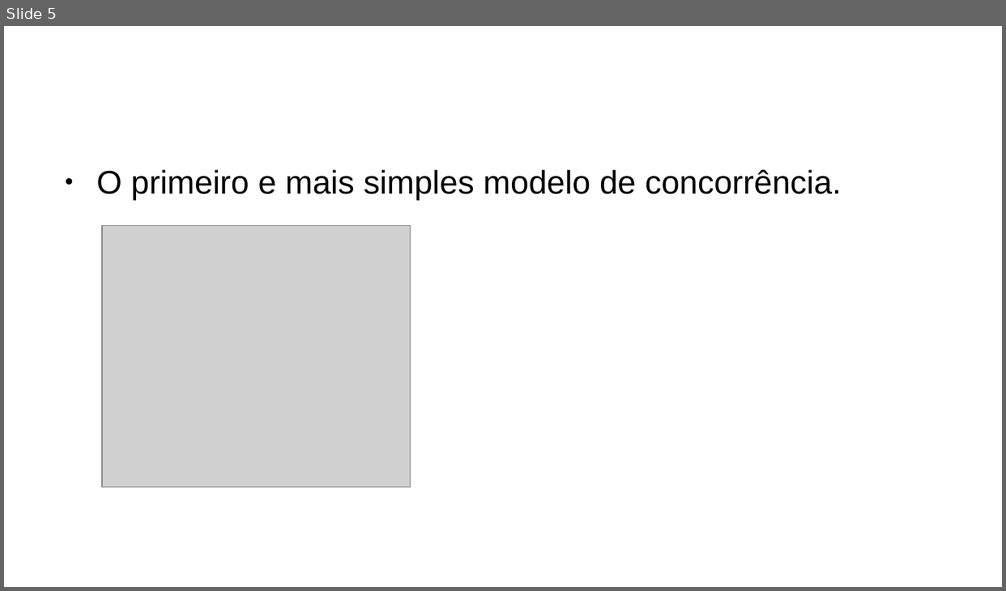
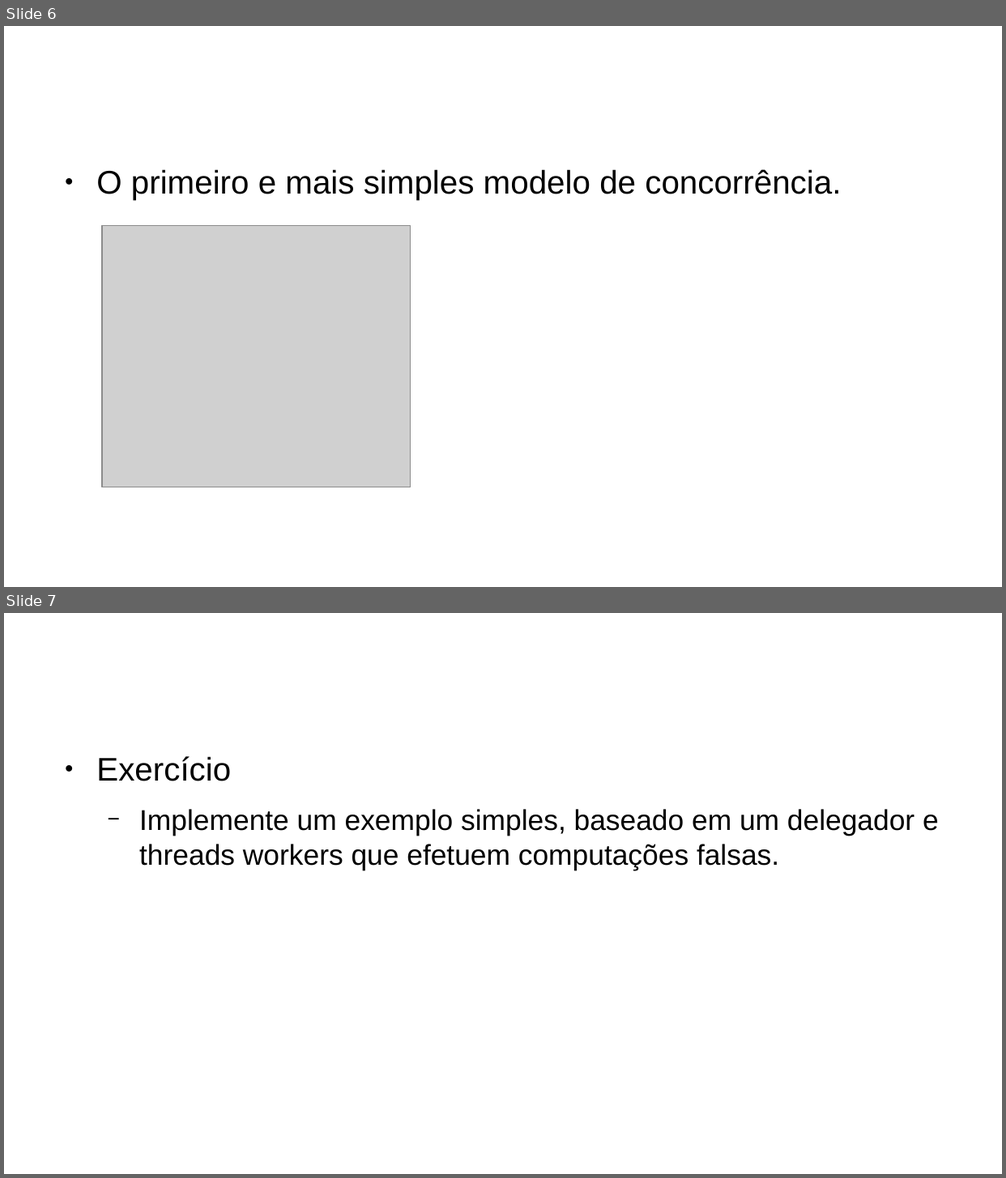
Before and after one commit to jeffersoncarvalho/DSC-2020_1, a slide deck: slides/tutorial/aula02.odp. Shown one above the other, each under a label of ours: slide 5 before the commit, slides 6 and 7 after it. The pictures are 1006x591 and 1006x1178 pixels, drawn with LibreOffice and Linux fonts; fonts in the diff are those of the drawing; grey boxes stand for pictures; background and template pictures are left out. Boxes give left, top, right and bottom in pixels: in the first picture for what was removed or moved away, otherwise in the second. Text is boxed around its words. In the diff, an @@ line names an element or a change of style, - is before the commit and + after.

```diff
--- a/slides/tutorial/aula02.odp
+++ b/slides/tutorial/aula02.odp
@@ slide 7 added at <box>4,613,1002,1174</box>, background #FFFFFF @@
@@ title added at <box>53,635,749,727</box>, 35.7 pt, text #FFFFFF @@
+Workers Paralelos
@@ text added at <box>96,756,939,870</box>, 22.8 pt, text #000000 @@
+● Exercício
+  − Implemente um exemplo simples, baseado em um delegador e threads workers que efetuem computações falsas.
@@ what was slide 5 is now slide 6 @@
```
Also in this commit, not shown: 5 slides changed, 3 other slides added, 6 other files.
